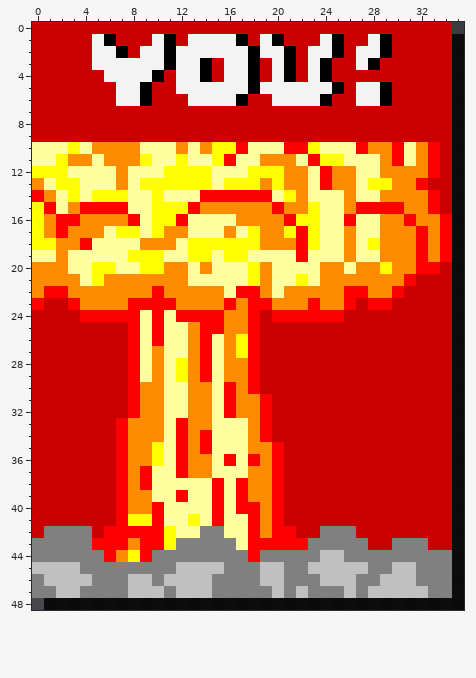
Two states of a pixel-art sprite, sprites/images/spr_poster_three_2.png. Above: the version before the commit.
The file is 36x49 pixels.
Once edited:
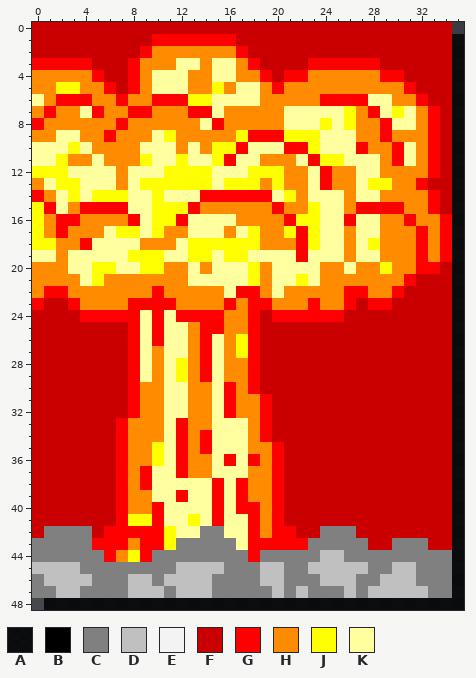
Palette (. is transparent): A #000000d2  B #000000  C #808080  D #c0c0c0  E #f3f3f3  F #ca0000  G #ff0000  H #ff8c00  J #ffff00  K #ffff9f
Commit: Added a funny sound effect and Modified a poster
Diff:
@@ x 0..35 @@
  0 FFFFFFFFFFFFFFFFFFFFFFFFFFFFFFFFFFF.
- 1 FFFFFEBFFFEBFEEEEBFEBFFFEBFFEBFFFFFA
- 2 FFFFFEEBFEEBEEEEEEBEEBFEEBFEEBFFFFFA
- 3 FFFFFEEEEEEBEEBFEEBFEBFEBFFEBFFFFFFA
- 4 FFFFFFEEEEBFEEBFEEBFEBFEBFFFFFFFFFFA
- 5 FFFFFFFEEBFFEEEEEEBEEEEEEBFEEBFFFFFA
- 6 FFFFFFFEEBFFFEEEEBFFEEEEBFFEEBFFFFFA
- 7 FFFFFFFFFFFFFFFFFFFFFFFFFFFFFFFFFFFA
- 8 FFFFFFFFFFFFFFFFFFFFFFFFFFFFFFFFFFFA
- 9 FFFFFFFFFFFFFFFFFFFFFFFFFFFFFFFFFFFA
+ 1 FFFFFFFFFFGGGGGGGFFFFFFFFFFFFFFFFFFA
+ 2 FFFFFFFFFGHHHHHHHGFFFFFFFFFFFFFFFFFA
+ 3 GGGGGFFFGHHHKKHKKHGFFFFGGGGGGFFFFFFA
+ 4 HHHHHGFFGHKKKHHKKHHGFGGHHHHHHGGFFFFA
+ 5 HHJJHHGFGHKKKHHJHKKHGHHHHHHHHHHGFFFA
+ 6 KHGGGHHGHHGGGJJKKKKHHHHHGGGGKKHHGFFA
+ 7 HGHHKGHHGGHHHGGKHHHHHKKKKKJHGKJKHGFA
+ 8 GHHHHHHGHHHHHHKGHHHHHKKKJKJHHGKKHGFA
+ 9 HHKKHHGHHHKJHHHHHJGGGJJJKKKHHGHHHGFA
 10 KKKJKHHHHKKKHKHJJGKKKGGJKKKGHHGKHGFA
Boxes around the changes in both pictures, in picture pixels (x1, y1, x2, y2):
changed: (32, 34, 440, 142)
